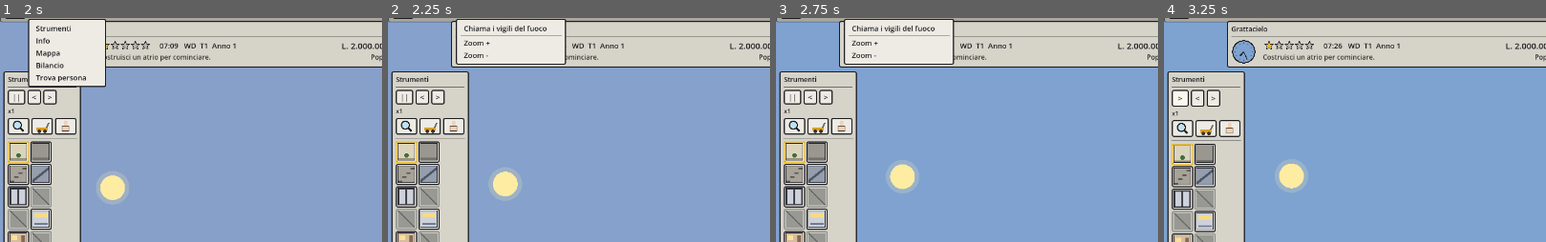
Above: before the commit, frames 1-4 (left to right).
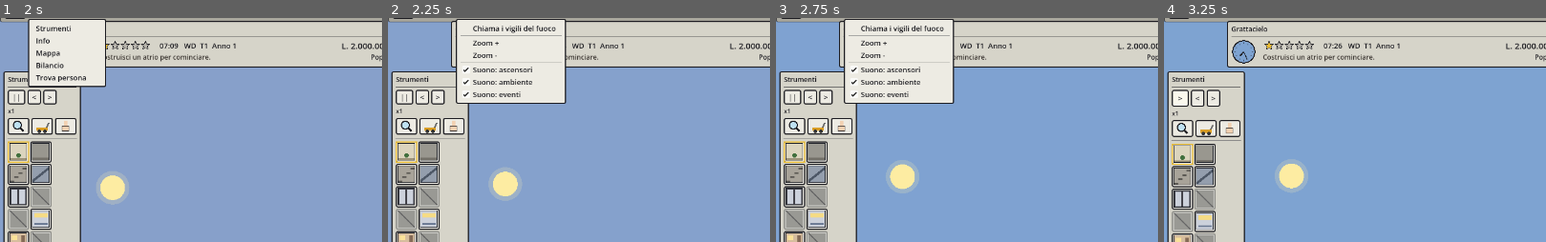
Above: after the commit, the same moments.

Repository: federicogiorgi/grattacielo
Game: Godot game, scene res://scenes/main.tscn
Two runs of this game, one before a commit and one after it. Both use one fixed random seed, a clock stepped at 60 frames per second and the inputs below.
Inputs:
- Up to frame 1 (2 s): click "File" at 0.5 s; click "Finestre" at 1.25 s
- Up to frame 2 (2.25 s): click "Opzioni" at 2 s
- Up to frame 3 (2.75 s): no input
- Up to frame 4 (3.25 s): click "||" at 2.75 s
The pictures show only the part of the screen within x 0-50%, y 4-54%; the shares and areas given below are measured in that part.

Frame 1 is identical in both runs. In frame 2, 5.9% of the frame differs, in the area x 17-47%, y 3-39%; in frame 3, 5.9%; in frame 4, nothing differs.

Commit message:
Add synthesized sound, and stop the simulation leaking on New Tower
Sound is generated into AudioStreamWAVs at startup rather than shipped as
files, so the project still carries no assets. The manual's three independent
toggles -- Elevators, Background, Events -- are on the Options menu.

Tower, Router, SimEngine and TowerEvents all hold each other and Tower's
signal holds Router back, so a discarded game was never freed. New Tower now
breaks the cycle first; Godot no longer reports leaked instances at exit.

Co-Authored-By: Claude Opus 5 <noreply@anthropic.com>

Diff:
--- a/project.godot
+++ b/project.godot
@@ -38,3 +38,4 @@
 [autoload]
 
 Game="*res://scripts/core/game.gd"
+Audio="*res://scripts/core/audio.gd"
--- /dev/null
+++ b/scripts/core/audio.gd
@@ -0,0 +1,155 @@
+extends Node
+
+## Sound, synthesized at startup so the project carries no audio files.
+##
+## The manual gives the Options menu three separate toggles -- Elevators,
+## Background and Events -- so those are the three buses here, and each can be
+## switched off independently exactly as it could in 1994.
+
+const RATE := 22050
+
+var elevators_on := true
+var background_on := true
+var events_on := true
+
+var _bank: Dictionary = {}
+var _players: Array[AudioStreamPlayer] = []
+var _next_player := 0
+const VOICES := 12
+
+func _ready() -> void:
+	for i in range(VOICES):
+		var p := AudioStreamPlayer.new()
+		p.bus = "Master"
+		add_child(p)
+		_players.append(p)
+	_build_bank()
+
+# --- the bank --------------------------------------------------------------
+
+func _build_bank() -> void:
+	# Lifts: a soft two-note chime as the doors open, and a low hum.
+	_bank["ding"] = _tone([[988.0, 0.10], [1319.0, 0.22]], 0.30, 0.22)
+	_bank["arrive"] = _tone([[660.0, 0.14], [880.0, 0.20]], 0.34, 0.20)
+	# Money: the cash register the info bar mentions.
+	_bank["cash"] = _tone([[1568.0, 0.05], [2093.0, 0.05], [1568.0, 0.16]], 0.26, 0.18)
+	_bank["spend"] = _tone([[392.0, 0.09], [294.0, 0.16]], 0.25, 0.20)
+	# Construction: workmen putting up walls.
+	_bank["build"] = _noise(0.18, 0.22, 1400.0)
+	_bank["wreck"] = _noise(0.34, 0.30, 500.0)
+	# Events.
+	_bank["fanfare"] = _tone([[523.0, 0.14], [659.0, 0.14], [784.0, 0.14],
+		[1047.0, 0.34]], 0.55, 0.22)
+	_bank["alarm"] = _tone([[880.0, 0.18], [740.0, 0.18], [880.0, 0.18],
+		[740.0, 0.24]], 0.60, 0.24)
+	_bank["bad"] = _tone([[330.0, 0.18], [247.0, 0.30]], 0.42, 0.22)
+	# Santa, who arrives to sleigh bells.
+	_bank["bells"] = _bells()
+
+## A short melodic blip: a list of [frequency, seconds] with a soft envelope.
+func _tone(notes: Array, total: float, gain: float) -> AudioStreamWAV:
+	var n := int(total * float(RATE))
+	var data := PackedByteArray()
+	data.resize(n * 2)
+	var t := 0.0
+	var idx := 0
+	for note in notes:
+		var freq: float = note[0]
+		var dur: float = note[1]
+		var count := int(dur * float(RATE))
+		for i in range(count):
+			if idx >= n:
+				break
+			var u := float(i) / float(maxi(count, 1))
+			# quick attack, exponential tail -- warm rather than bright
+			var env: float = minf(u * 22.0, 1.0) * exp(-3.4 * u)
+			var ph := TAU * freq * (float(i) / float(RATE))
+			var s: float = sin(ph) * 0.72 + sin(ph * 2.0) * 0.20 + sin(ph * 3.0) * 0.08
+			_put(data, idx, s * env * gain)
+			idx += 1
+		t += dur
+	while idx < n:
+		_put(data, idx, 0.0)
+		idx += 1
+	return _wav(data)
+
+## Filtered noise, for hammering and for things falling down.
+func _noise(total: float, gain: float, cutoff: float) -> AudioStreamWAV:
+	var n := int(total * float(RATE))
+	var data := PackedByteArray()
+	data.resize(n * 2)
+	var rng := RandomNumberGenerator.new()
+	rng.seed = 12345
+	var prev := 0.0
+	var a: float = clampf(cutoff / float(RATE), 0.02, 0.9)
+	for i in range(n):
+		var u := float(i) / float(n)
+		var env: float = minf(u * 40.0, 1.0) * exp(-5.0 * u)
+		prev = prev + a * (rng.randf_range(-1.0, 1.0) - prev)
+		_put(data, i, prev * env * gain)
+	return _wav(data)
+
+## Sleigh bells: a cluster of high partials, jingling.
+func _bells() -> AudioStreamWAV:
+	var total := 1.6
+	var n := int(total * float(RATE))
+	var data := PackedByteArray()
+	data.resize(n * 2)
+	var parts := [2093.0, 2637.0, 3136.0, 3520.0]
+	for i in range(n):
+		var tt := float(i) / float(RATE)
+		var jingle: float = 0.5 + 0.5 * sin(TAU * 6.0 * tt)
+		var s := 0.0
+		for k in range(parts.size()):
+			s += sin(TAU * float(parts[k]) * tt) / float(parts.size())
+		var env: float = exp(-1.1 * tt) * jingle
+		_put(data, i, s * env * 0.16)
+	return _wav(data)
+
+func _put(data: PackedByteArray, i: int, v: float) -> void:
+	var s := int(clampf(v, -1.0, 1.0) * 32000.0)
+	data.encode_s16(i * 2, s)
+
+func _wav(data: PackedByteArray) -> AudioStreamWAV:
+	var w := AudioStreamWAV.new()
+	w.format = AudioStreamWAV.FORMAT_16_BITS
+	w.mix_rate = RATE
+	w.stereo = false
+	w.data = data
+	return w
+
+# --- playing ---------------------------------------------------------------
+
+func play(name: String, channel: String = "events", volume_db: float = -6.0) -> void:
+	match channel:
+		"elevators":
+			if not elevators_on:
+				return
+		"background":
+			if not background_on:
+				return
+		_:
+			if not events_on:
+				return
+	var s: AudioStreamWAV = _bank.get(name)
+	if s == null:
+		return
+	var p := _players[_next_player]
+	_next_player = (_next_player + 1) % _players.size()
+	p.stream = s
+	p.volume_db = volume_db
+	p.play()
+
+## Hook the game up. Called once by Main.
+func listen(game: Node) -> void:
+	game.econ.transaction.connect(func(_label: String, amount: int):
+		play("cash" if amount > 0 else "spend", "events", -12.0))
+	game.star_changed.connect(func(_s): play("fanfare", "events", -3.0))
+	game.events.announce.connect(func(text: String):
+		var low := text.to_lower()
+		if low.contains("incendio") or low.contains("bomba") or low.contains("terrorist"):
+			play("alarm", "events", -4.0)
+		elif low.contains("campanelli"):
+			play("bells", "events", -5.0)
+		elif low.contains("scarafaggi") or low.contains("non e' soddisfatto"):
+			play("bad", "events", -8.0))
--- a/scripts/core/game.gd
+++ b/scripts/core/game.gd
@@ -47,6 +47,7 @@
 	set_process(true)
 
 func new_game() -> void:
+	_teardown()
 	tower = Tower.new()
 	clock = GameClock.new()
 	econ = Economy.new()
@@ -61,6 +62,42 @@
 	_wire()
 	say("Costruisci un atrio per cominciare.")
 	tower_changed.emit()
+
+## Tower, Router, SimEngine and TowerEvents all hold each other, and Tower's
+## signal holds Router back, so a discarded game would never be freed. Break
+## the cycle before building a new one -- otherwise every "New tower" leaks
+## the whole previous simulation.
+func _teardown() -> void:
+	if tower == null:
+		return
+	if router != null and tower.structure_changed.is_connected(router.clear_cache):
+		tower.structure_changed.disconnect(router.clear_cache)
+	for c in tower.structure_changed.get_connections():
+		tower.structure_changed.disconnect(c["callable"])
+	if clock != null:
+		for sig in [clock.day_started, clock.day_ended, clock.quarter_ended,
+				clock.minute_passed]:
+			for c in sig.get_connections():
+				sig.disconnect(c["callable"])
+	if engine != null:
+		for c in engine.sim_left_for_good.get_connections():
+			engine.sim_left_for_good.disconnect(c["callable"])
+		for c in engine.message.get_connections():
+			engine.message.disconnect(c["callable"])
+		engine.sims.clear()
+		engine.walking_by_row.clear()
+	if events != null:
+		for c in events.announce.get_connections():
+			events.announce.disconnect(c["callable"])
+		for c in events.ask.get_connections():
+			events.ask.disconnect(c["callable"])
+	if econ != null:
+		for c in econ.transaction.get_connections():
+			econ.transaction.disconnect(c["callable"])
+	router = null
+	engine = null
+	events = null
+	tower = null
 
 func _wire() -> void:
 	clock.day_started.connect(_on_day_started)
@@ -563,6 +600,7 @@
 			return _fail("Non hai i soldi per costruire il piano")
 		return _fail("Non hai i soldi per costruire")
 	econ.spend_construction(total)
+	Audio.play("build", "background", -12.0)
 	var f := tower.place(type, seg, row, w)
 	if f != null:
 		_after_place(f)
@@ -667,6 +705,7 @@
 		return
 	if not res["ok"]:
 		return
+	Audio.play("wreck", "background", -12.0)
 	if String(res["kind"]) == "facility":
 		var refund: int = int(res.get("refund", 0))
 		if refund < 0:
--- a/scripts/core/sim_engine.gd
+++ b/scripts/core/sim_engine.gd
@@ -639,6 +639,8 @@
 	return -9999
 
 func _service_floor(s: Shaft, c: Shaft.Car, r: int, _mode: int) -> void:
+	if not c.riders.is_empty() or s.waiting_at(r) > 0:
+		Audio.play("ding", "elevators", -20.0)
 	c.stops.erase(r)
 	c.state = Shaft.CarState.DOORS
 	c.door_minutes = Rules.ELEVATOR_DOOR_MINUTES + float(s.floor_departure) / 60.0
--- a/scripts/main.gd
+++ b/scripts/main.gd
@@ -20,6 +20,7 @@
 var find_window: FindWindow
 var ask_dialog: AskDialog
 var menu_panel: PanelContainer
+var options_menu: MenuButton
 
 var pan_from := Vector2.ZERO
 var panning := false
@@ -52,6 +53,7 @@
 	Game.star_changed.connect(func(_s): tool_bar.refresh())
 	Game.ask_player.connect(func(q, t): ask_dialog.ask(q, t))
 	Game.tower_changed.connect(func(): pass)
+	Audio.listen(Game)
 	set_process(true)
 	set_process_unhandled_input(true)
 	_maybe_screenshot_mode()
@@ -196,12 +198,22 @@
 	row.add_child(wins)
 
 	var opts := MenuButton.new()
+	options_menu = opts
 	opts.text = "Opzioni"
-	opts.get_popup().add_item("Chiama i vigili del fuoco", 0)
-	opts.get_popup().add_separator()
-	opts.get_popup().add_item("Zoom +", 1)
-	opts.get_popup().add_item("Zoom -", 2)
-	opts.get_popup().id_pressed.connect(_options_menu)
+	var op := opts.get_popup()
+	op.add_item("Chiama i vigili del fuoco", 0)
+	op.add_separator()
+	op.add_item("Zoom +", 1)
+	op.add_item("Zoom -", 2)
+	op.add_separator()
+	# The manual's three independent sound toggles.
+	op.add_check_item("Suono: ascensori", 3)
+	op.add_check_item("Suono: ambiente", 4)
+	op.add_check_item("Suono: eventi", 5)
+	op.set_item_checked(op.get_item_index(3), true)
+	op.set_item_checked(op.get_item_index(4), true)
+	op.set_item_checked(op.get_item_index(5), true)
+	op.id_pressed.connect(_options_menu)
 	row.add_child(opts)
 
 func _build_windows() -> void:
@@ -282,6 +294,15 @@
 				Game.say("Non c e' nessun incendio.")
 		1: _zoom(1)
 		2: _zoom(-1)
+		3, 4, 5:
+			var op: PopupMenu = options_menu.get_popup()
+			var i: int = op.get_item_index(id)
+			var on: bool = not op.is_item_checked(i)
+			op.set_item_checked(i, on)
+			match id:
+				3: Audio.elevators_on = on
+				4: Audio.background_on = on
+				5: Audio.events_on = on
 
 # --- per-frame -------------------------------------------------------------
 
Not shown, added: scripts/core/audio.gd.uid
Not shown, added: tools/rules_check.gd.uid
Not shown, added: tools/santa.gd.uid
Not shown, added: tools/traffic.gd.uid
Not shown, changed: README.md
